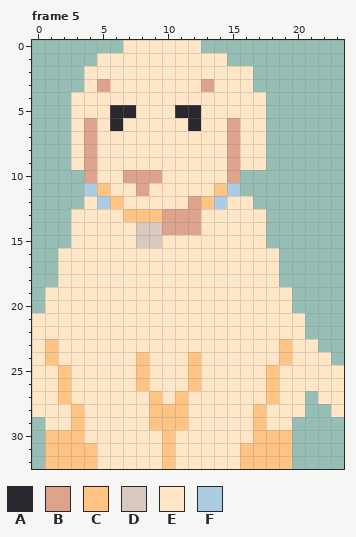
One commit to this pixel-art file: Assets/Sprites/Animations/GoodestBoyDoggo_Happy.aseprite. The picture above is the old version.
24x33 pixels, 8 frames. Shown: frame 5. The commit also changed other frames, which this record leaves out.
Palette (. is transparent): A #28282e  B #dea38b  C #ffc384  D #d9c8bf  E #ffe6c6  F #accce4
Pixels before, frame 5, first column x 0:
 0 .......EEEEEE...........
 1 .....EEEEEEEEEE.........
 2 ....EEEEEEEEEEEEE.......
 3 ....EBEEEEEEEBEEE.......
 4 ...EEEEEEEEEEEEEEE......
 5 ...EEEAAEEEAAEEEEE......
 6 ...EBEAEEEEEAEEBEE......
 7 ...EBEEEEEEEEEEBEE......
 8 ...EBEEEEEEEEEEBEE......
 9 ...EBEEEEEEEEEEBEE......
10 ....BEEBBBEEEEEB........
11 ....FCEEBEEEEECF........
12 ....EFCEEEEEBCFEE.......
13 ...EEEECCCBBBEEEEE......
14 ...EEEEEDDBBBEEEEE......
15 ...EEEEEDDEEEEEEEE......
16 ..EEEEEEEEEEEEEEEEE.....
17 ..EEEEEEEEEEEEEEEEE.....
18 ..EEEEEEEEEEEEEEEEE.....
19 .EEEEEEEEEEEEEEEEEEE....
20 .EEEEEEEEEEEEEEEEEEE....
21 EEEEEEEEEEEEEEEEEEEEE...
22 EEEEEEEEEEEEEEEEEEEEE...
23 ECEEEEEEEEEEEEEEEEECEE..
24 ECEEEEEECEEECEEEEEECEEE.
25 EECEEEEECEEECEEEEECEEEEE
26 EECEEEEECEEECEEEEECEEEEE
27 EECEEEEEECECEEEEEECEE.EE
28 EEECEEEEECCCEEEEECEEE..E
29 .EECEEEEECCCEEEEECEE....
30 .CCCEEEEEECEEEEEECCC....
31 .CCCCEEEEECEEEEECCCC....
32 .CCCCEEEEECEEEEECCCC....
And afterwards:
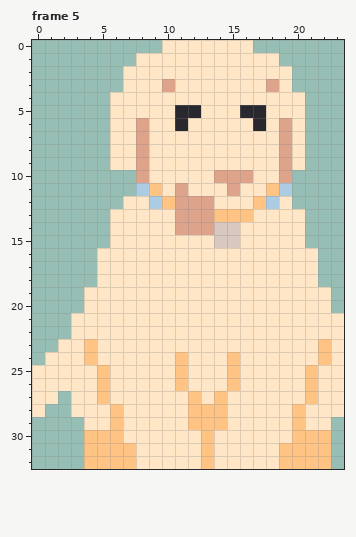
Change:
Frame 5:
The edit turns colour E into colour A in row 5 at x 16 to 17; in row 6 at x 11 and 17.
There is now colour B in row 3 at x 18; in rows 6 to 9 at x 19; in row 10 at x 16 and 19.
The edit turns colour C into colour B in row 12 at x 13.
The edit turns colour E into colour B in row 3 at x 10; in rows 6 to 9 at x 8; in row 10 at x 14; in rows 11 to 12 at x 11; in rows 13 to 14 at x 13.
The edit turns colour F into colour B in row 11 at x 15.
There is now colour C in row 11 at x 18; in row 12 at x 17; in row 23 at x 22; in row 27 at x 21; in row 29 at x 20; in rows 30 to 32 at x 20 to 22.
The edit turns colour E into colour C in row 11 at x 9; in row 12 at x 10; in row 13 at x 14 to 16; in row 23 at x 4; in row 24 at x 4, 11, 15 and 22; in rows 25 to 26 at x 5, 11, 15 and 21.
The edit turns colour E into colour C in row 27 at x 5, 12 and 14; in row 28 at x 6, 12 to 14 and 20; in row 29 at x 6 and 12 to 14; in row 30 at x 4 to 6 and 13; in rows 31 to 32 at x 5 to 7 and 13.
The edit turns colour E into colour D in rows 14 to 15 at x 14 to 15.
There is now colour E in row 0 at x 13 to 16; in row 1 at x 15 to 18; in row 2 at x 17 to 19; in row 3 at x 17 and 19; in rows 4 to 5 at x 18 to 20; in rows 6 to 9 at x 18 and 20.
There is now colour E in row 10 at x 17 to 18; in row 11 at x 16 to 17; in row 12 at x 19; in rows 13 to 15 at x 18 to 20; in rows 16 to 18 at x 19 to 21; in rows 19 to 20 at x 20 to 22.
There is now colour E in rows 21 to 22 at x 21 to 23; in rows 23 to 24 at x 23; in rows 28 to 29 at x 21 to 22.
The edit turns colour A into colour E in row 5 at x 6 to 7; in row 6 at x 6 and 12.
The edit turns colour B into colour E in row 3 at x 13; in rows 6 to 9 at x 15; in row 10 at x 9; in rows 13 to 14 at x 10.
The edit turns colour C into colour E in row 11 at x 14; in row 13 at x 7 to 9; in row 23 at x 19; in row 24 at x 1, 8, 12 and 19; in rows 25 to 26 at x 2, 8, 12 and 18; in row 27 at x 9, 11 and 18.
The edit turns colour C into colour E in row 28 at x 3, 9 to 11 and 17; in row 29 at x 9 to 11 and 17; in row 30 at x 10 and 17 to 19; in rows 31 to 32 at x 10 and 16 to 18.
The edit turns colour D into colour E in rows 14 to 15 at x 8 to 9.
The edit turns colour F into colour E in row 12 at x 14.
There is now colour F in row 11 at x 19; in row 12 at x 18.
The edit turns colour B into colour F in row 11 at x 8.
The edit turns colour E into colour F in row 12 at x 9.
The edit erases colour B in row 3 at x 5; in rows 6 to 9 at x 4; in row 10 at x 4 and 7.
The edit erases colour C in row 11 at x 5; in row 12 at x 6; in row 23 at x 1; in row 27 at x 2; in row 29 at x 3; in rows 30 to 32 at x 1 to 3.
The edit erases colour E in row 0 at x 7 to 9; in row 1 at x 5 to 7; in row 2 at x 4 to 6; in row 3 at x 4 and 6; in rows 4 to 5 at x 3 to 5; in rows 6 to 9 at x 3 and 5.
The edit erases colour E in row 10 at x 5 to 6; in row 11 at x 6 to 7; in row 12 at x 4; in rows 13 to 15 at x 3 to 5; in rows 16 to 18 at x 2 to 4; in rows 19 to 20 at x 1 to 3.
The edit erases colour E in rows 21 to 22 at x 0 to 2; in rows 23 to 24 at x 0; in rows 28 to 29 at x 1 to 2.
The edit erases colour F in row 11 at x 4; in row 12 at x 5.
Pixel boxes of the changes (left, top, right, bottom) in both pictures:
changed: (32, 40, 344, 469)
